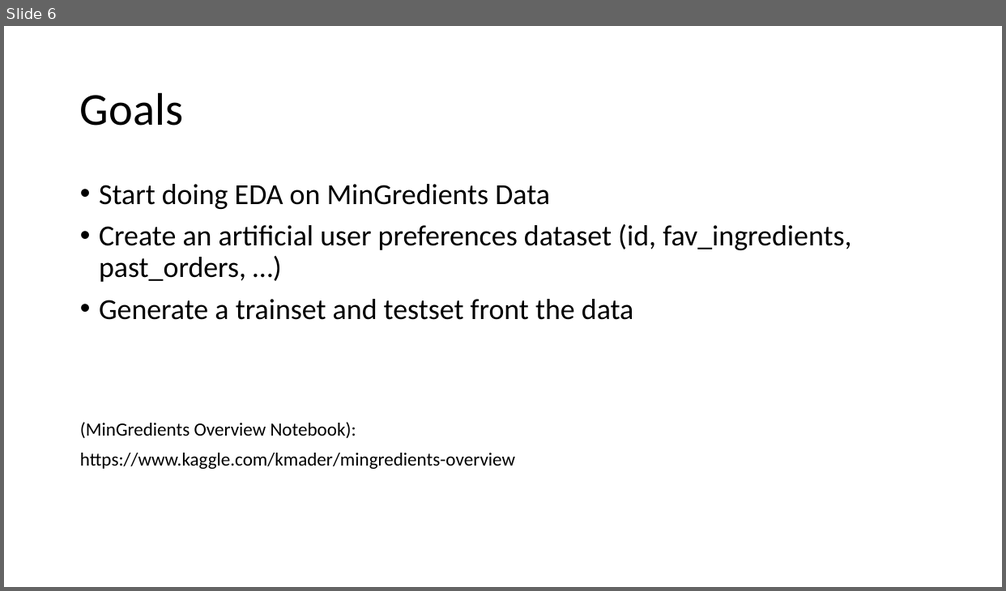
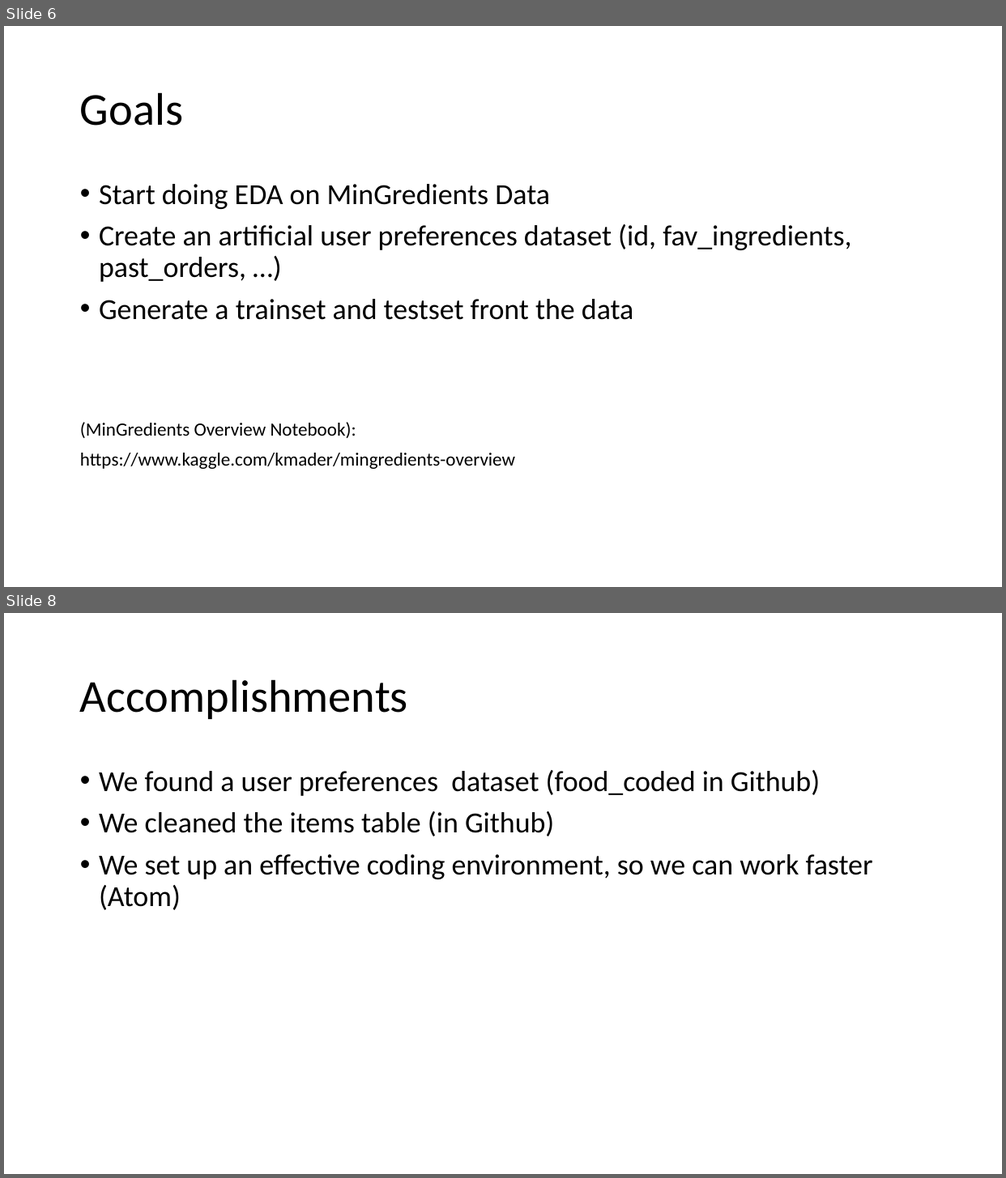
Before and after one commit to meherunabi/UM_Project_P1, a slide deck: Weekly Updates/Aug 30.pptx. Shown one above the other, each under a label of ours: slide 6 before the commit, slides 6 and 8 after it; the slides between them are not shown. The pictures are 1006x591 and 1006x1178 pixels, drawn with LibreOffice and Linux fonts; fonts in the diff are those of the drawing. Boxes give left, top, right and bottom in pixels: in the first picture for what was removed or moved away, otherwise in the second. Text is boxed around its words. In the diff, an @@ line names an element or a change of style, - is before the commit and + after.

```diff
--- a/Weekly Updates/Aug 30.pptx
+++ b/Weekly Updates/Aug 30.pptx
@@ slide 8 added at (4,613,1002,1174), background #FFFFFF @@
@@ title added at (80,679,408,719), 44 pt, text #000000 @@
+Accomplishments
@@ text added at (99,770,873,910), 28 pt, text #000000 @@
+• We found a user preferences dataset (food_coded in Github)
+• We cleaned the items table (in Github)
+• We set up an effective coding environment, so we can work faster (Atom)
```
Also in this commit, not shown: 2 other slides added.
